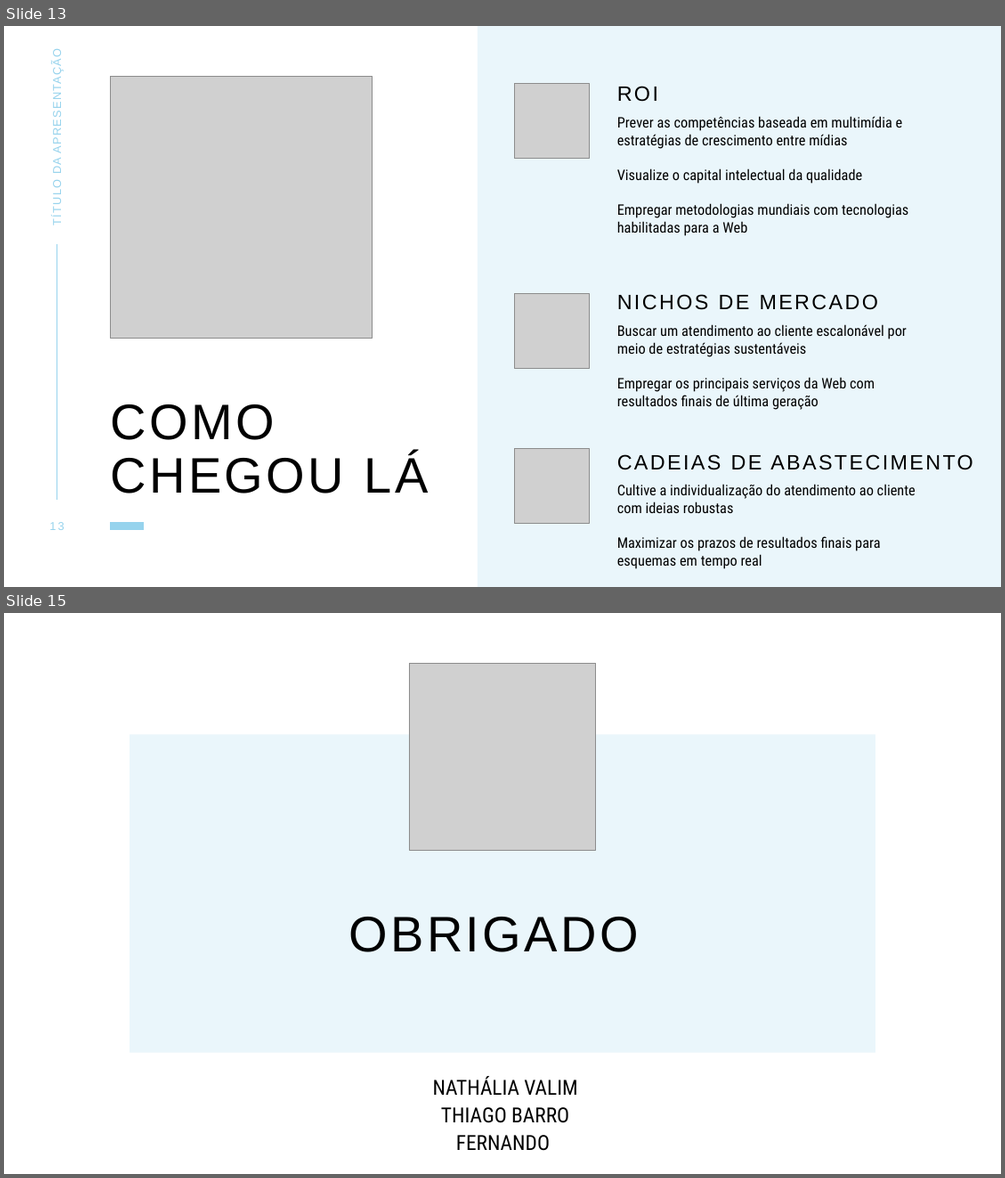
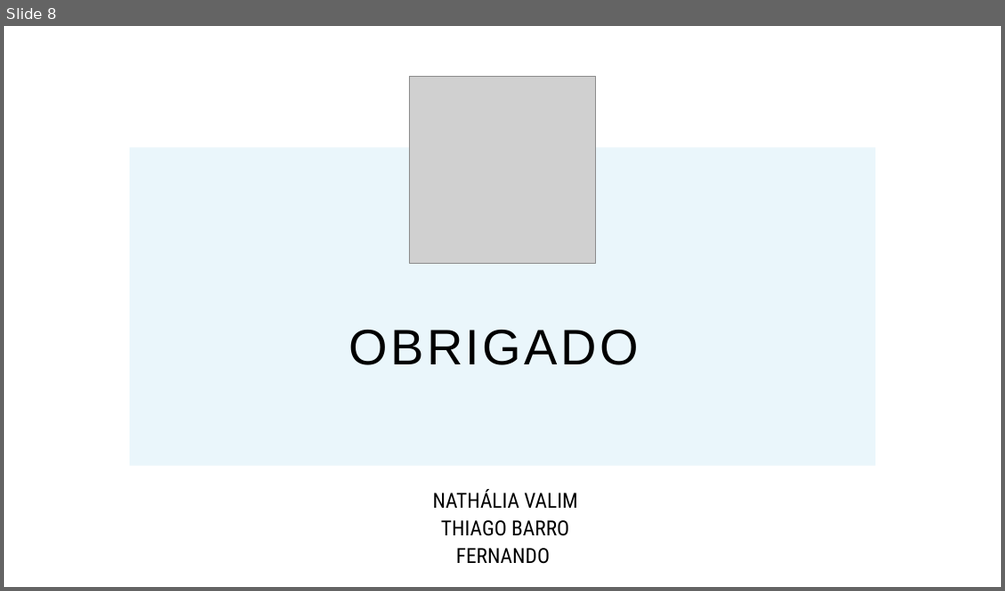
Before and after one commit to tbgbarros/PI-2-DSM2SEM, a slide deck: APRESENTAÇÕES/GPO.pptx. Shown one above the other, each under a label of ours: slides 13 and 15 before the commit, slide 8 after it; the slides between them are not shown. The pictures are 1005x1178 and 1005x591 pixels, drawn with LibreOffice and Linux fonts; fonts in the diff are those of the drawing; grey boxes stand for pictures; background and template pictures are left out. Boxes give left, top, right and bottom in pixels: in the first picture for what was removed or moved away, otherwise in the second. Text is boxed around its words. In the diff, an @@ line names an element or a change of style, - is before the commit and + after.

```diff
--- a/APRESENTAÇÕES/GPO.pptx
+++ b/APRESENTAÇÕES/GPO.pptx
@@ slide 13 removed at [4, 26, 1001, 587], background #FFFFFF @@
@@ rectangle removed at [477, 26, 1001, 587] @@
@@ text removed at [50, 59, 63, 225] @@
-TÍTULO DA APRESENTAÇÃO
@@ picture removed at [110, 76, 372, 338] @@
@@ text removed at [617, 77, 954, 105] @@
-ROI
@@ picture removed at [515, 84, 590, 159] @@
@@ text removed at [617, 116, 908, 236] @@
-Prever as competências baseada em multimídia e estratégias de crescimento entre mídias
-Visualize o capital intelectual da qualidade
-Empregar metodologias mundiais com tecnologias habilitadas para a Web
@@ line removed from (57, 244) to (57, 499) @@
@@ text removed at [617, 286, 954, 313] @@
-NICHOS DE MERCADO
@@ picture removed at [515, 294, 590, 369] @@
@@ text removed at [617, 324, 906, 410] @@
-Buscar um atendimento ao cliente escalonável por meio de estratégias sustentáveis
-Empregar os principais serviços da Web com resultados finais de última geração
@@ title removed at [110, 404, 429, 493] @@
-COMO
-CHEGOU LÁ
@@ picture removed at [515, 449, 590, 524] @@
@@ text removed at [617, 445, 975, 474] @@
-CADEIAS DE ABASTECIMENTO
@@ text removed at [617, 483, 915, 569] @@
-Cultive a individualização do atendimento ao cliente com ideias robustas
-Maximizar os prazos de resultados finais para esquemas em tempo real
@@ page number removed at [49, 522, 65, 530] @@
-13
@@ line removed from (110, 525) to (144, 525) @@
@@ what was slide 15 is now slide 8 @@
```
Also in this commit, not shown: 1 slide added, 7 other slides removed.
